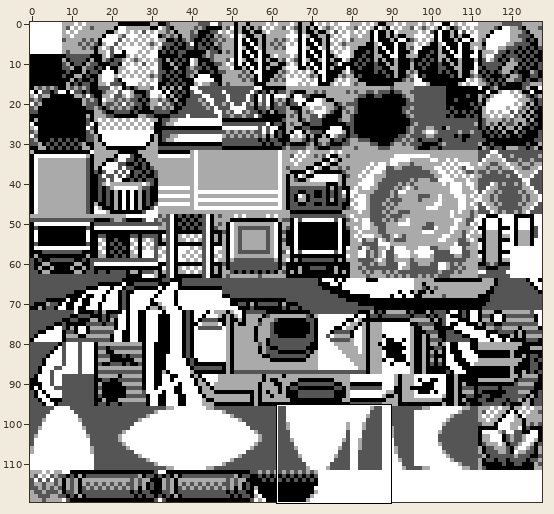
Sprite sheet -- gfx/tilesets/cave.png. The first picture is a wide view before the edit; the outline marks the close-up.
Close-up. Before:
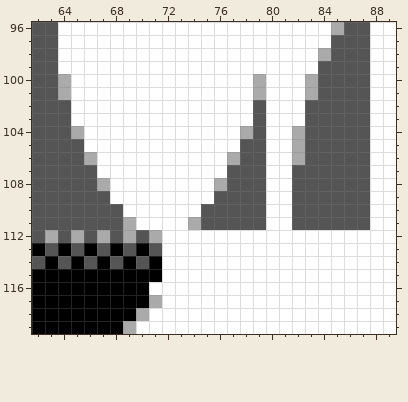
The file is 128x120 pixels. Shown: x 62..89, y 96..119.
After the commit:
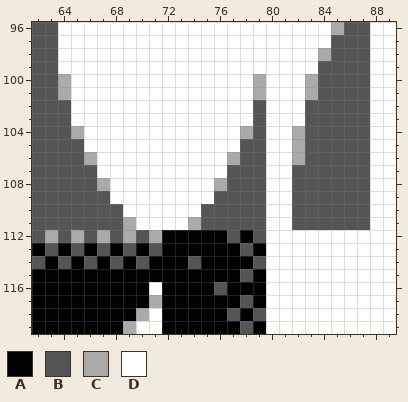
Palette (. is transparent): A #000000  B #555555  C #aaaaaa  D #ffffff
Changes in this commit:
Changed rows in their new state; - is an unchanged pixel.
first column x 72:
112 AAAAABAB
113 AAAAAABA
114 AABAAAAB
115 AAAAAABA
116 AAAABAAA
117 AAAAAABA
118 AAAAABAB
119 AAAAAABA
Changed places in both close-ups, as pixel boxes (x1, y1, x2, y2):
changed: (162, 230, 266, 334)
